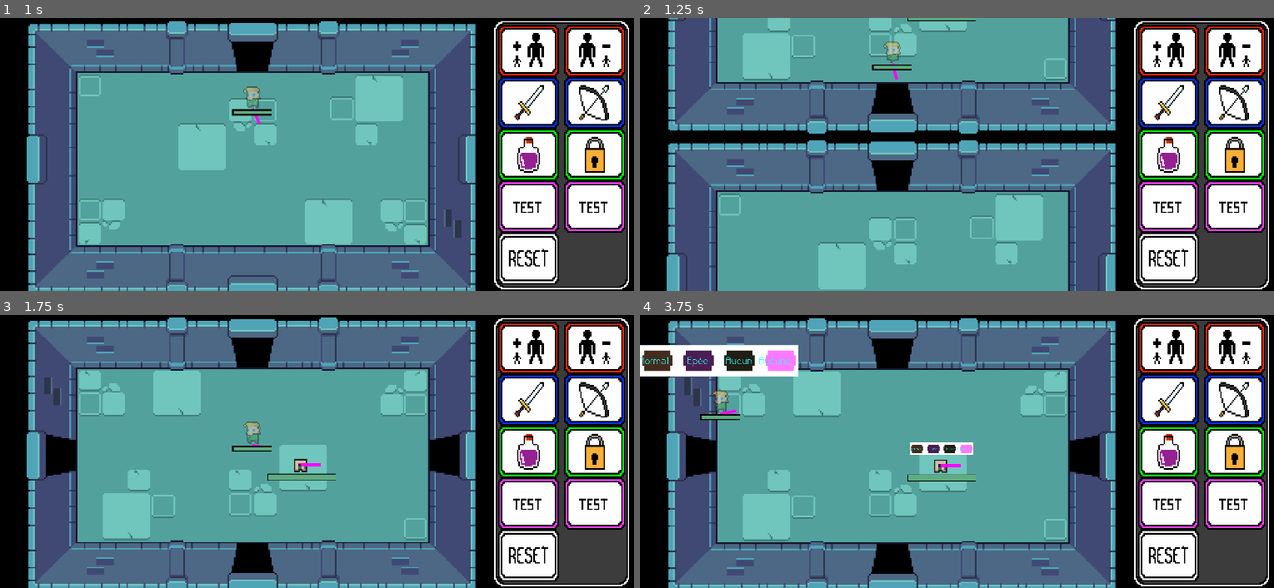
Above: before the commit, frames 1-4 (two rows, left to right).
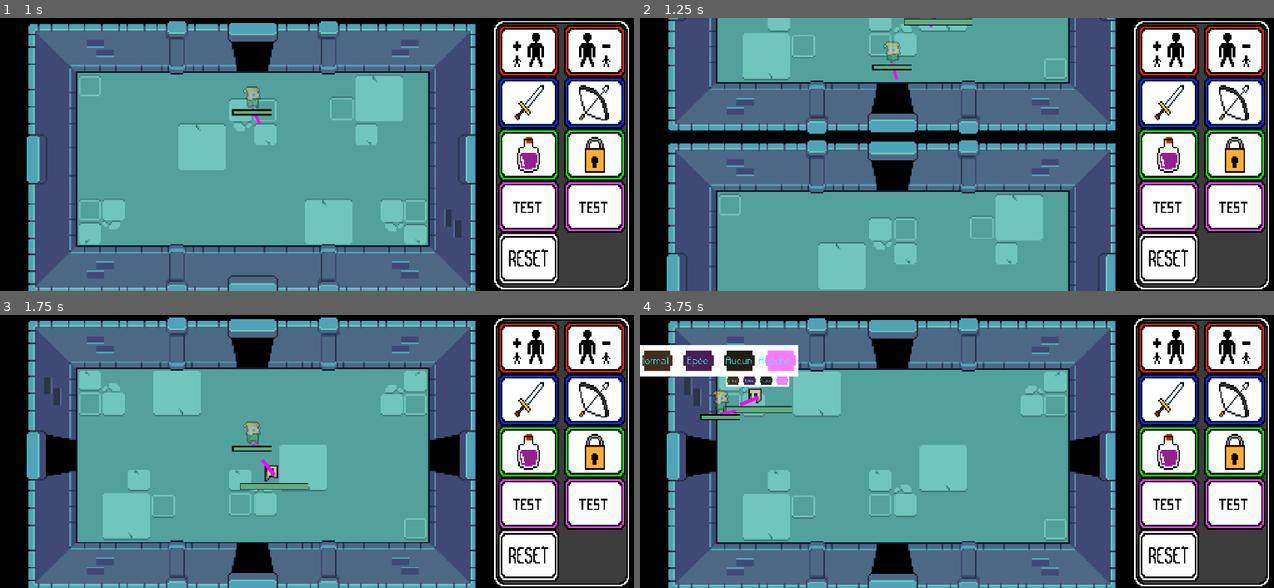
Above: after the commit, the same moments.

Repository: Lmorder2/Game-Jam---Max-Pierre-Arthur-Thomas
Game: Godot game, scene res://world.tscn
The game is run twice, just before and just after one commit, with the same random seed, the same clock (stepped at 60 frames per second) and the same inputs.
Inputs (mouse positions are in pixels of both pictures, inside the frame that each line leads up to):
- Up to frame 1 (1 s): move the mouse to (297, 209) at 0.52 s; hold Up (up) from 0.53 s (still down); click (297, 209) at 0.6 s
- Up to frame 2 (1.25 s): keep holding Up (up)
- Up to frame 3 (1.75 s): keep holding Up (up); move the mouse to (532, 492) at 1.27 s; tap Alt (alt) at 1.35 s
- Up to frame 4 (3.75 s): move the mouse to (773, 410) at 2.02 s; release Up (up) at 2.03 s; hold A (left) 2.03-3.53 s; tap , (deblock case test) at 2.1 s; move the mouse to (1007, 451) at 2.77 s; click (1007, 451) at 2.85 s; move the mouse to (874, 383) at 3.52 s; hold S (down) from 3.53 s (still down); hold Alt (alt) from 3.53 s (still down)

Frame 1 is identical in both runs. In frame 2, 0.3% of the frame differs, in the area x 41-53%, y 0-4%; in frame 3, 0.8%; in frame 4, 1.7%, in the area x 13-53%, y 22-61%.
Error before the commit: Parse Error: Signal "death" has the same name as a previously declared signal. (res://mob.gd:13)

Commit message:
effet mot

Diff:
--- a/mob.gd
+++ b/mob.gd
@@ -10,7 +10,6 @@
 
 
 var is_stun=false
-signal death(mob: Node)
 var acceleration_ratio = 1.0
 func _process(delta: float) -> void:
 	if(Input.is_action_just_pressed("kill_mobs")):
--- a/room_all.tscn
+++ b/room_all.tscn
@@ -1,10 +1,11 @@
-[gd_scene load_steps=8 format=3 uid="uid://j0plhwgm7r82"]
+[gd_scene load_steps=9 format=3 uid="uid://j0plhwgm7r82"]
 
 [ext_resource type="Texture2D" uid="uid://bkx2epnt5ymb7" path="res://dungeon_rooms/basic_dungeon_room.png" id="1_ag24f"]
 [ext_resource type="Script" uid="uid://3d34kkpadtkr" path="res://room_all.gd" id="1_p6ljq"]
 [ext_resource type="PackedScene" uid="uid://cqfaktsu0eir" path="res://door.tscn" id="3_evdic"]
 [ext_resource type="PackedScene" uid="uid://08is53654krc" path="res://mob.tscn" id="4_0cy1m"]
-[ext_resource type="PackedScene" uid="uid://vquj42g8pf15" path="res://collisions_player.tscn" id="5_l2v2e"]
+[ext_resource type="PackedScene" uid="uid://dsnhj5r6llvnc" path="res://drop_immobile.tscn" id="5_6de0a"]
+[ext_resource type="PackedScene" uid="uid://dki53yd54j7ug" path="res://collisions_player.tscn" id="5_l2v2e"]
 
 [sub_resource type="RectangleShape2D" id="RectangleShape2D_ecl6m"]
 size = Vector2(224, 112)
@@ -93,6 +94,7 @@
 [node name="mob2" parent="." instance=ExtResource("4_0cy1m")]
 position = Vector2(191, 96)
 scale = Vector2(0.4, 0.4)
+drop_scene = ExtResource("5_6de0a")
 
 [node name="COLLISIONS_PLAYER" parent="." node_paths=PackedStringArray("mobs") instance=ExtResource("5_l2v2e")]
 mobs = [NodePath("../mob2")]
--- a/room_left.tscn
+++ b/room_left.tscn
@@ -6,6 +6,7 @@
 [ext_resource type="PackedScene" uid="uid://cqfaktsu0eir" path="res://door.tscn" id="3_uc135"]
 [ext_resource type="PackedScene" uid="uid://dki53yd54j7ug" path="res://collisions_player.tscn" id="5_uc135"]
 [ext_resource type="PackedScene" uid="uid://08is53654krc" path="res://mob.tscn" id="6_b0dhv"]
+[ext_resource type="PackedScene" uid="uid://blqj8ivs6v762" path="res://drop_poison.tscn" id="7_yd2lv"]
 
 [sub_resource type="RectangleShape2D" id="RectangleShape2D_ecl6m"]
 size = Vector2(224, 112)
@@ -67,6 +68,7 @@
 [node name="mob2" parent="." instance=ExtResource("6_b0dhv")]
 position = Vector2(110, 86)
 scale = Vector2(0.4, 0.4)
+drop_scene = ExtResource("7_yd2lv")
 
 [connection signal="body_entered" from="PlayerDetector" to="." method="_on_player_detector_body_entered"]
 
--- a/room_right.tscn
+++ b/room_right.tscn
@@ -6,6 +6,7 @@
 [ext_resource type="PackedScene" uid="uid://cqfaktsu0eir" path="res://door.tscn" id="4_bdkjj"]
 [ext_resource type="PackedScene" uid="uid://dki53yd54j7ug" path="res://collisions_player.tscn" id="5_6ayxm"]
 [ext_resource type="PackedScene" uid="uid://08is53654krc" path="res://mob.tscn" id="6_ebhfd"]
+[ext_resource type="PackedScene" uid="uid://bmethda78p02w" path="res://drop_grow.tscn" id="7_bdkjj"]
 
 [sub_resource type="RectangleShape2D" id="RectangleShape2D_ecl6m"]
 size = Vector2(224, 112)
@@ -67,6 +68,7 @@
 [node name="mob2" parent="." instance=ExtResource("6_ebhfd")]
 position = Vector2(224, 96)
 scale = Vector2(0.4, 0.4)
+drop_scene = ExtResource("7_bdkjj")
 
 [connection signal="body_entered" from="PlayerDetector" to="." method="_on_player_detector_body_entered"]
 
Not shown: 1 places in collisions_player.tscn that only renumber resources
Not shown: 1 places in room_bottom_right.tscn that only renumber resources
Not shown: 1 places in room_left.tscn that only renumber resources
Not shown: 1 places in room_right.tscn that only renumber resources
Not shown: 1 places in room_top_left.tscn that only renumber resources
Not shown: 1 places in world.tscn that only renumber resources
